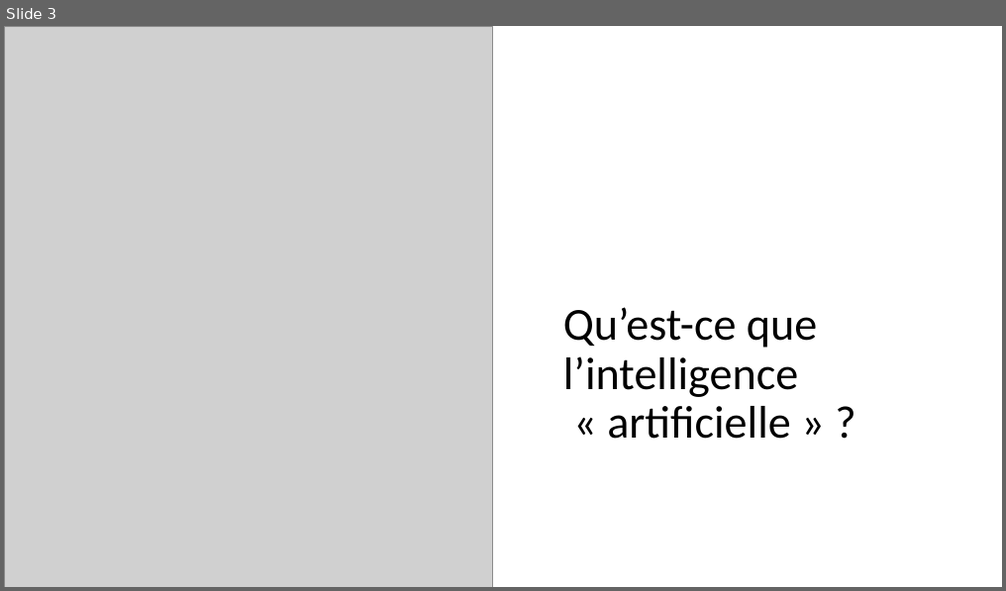
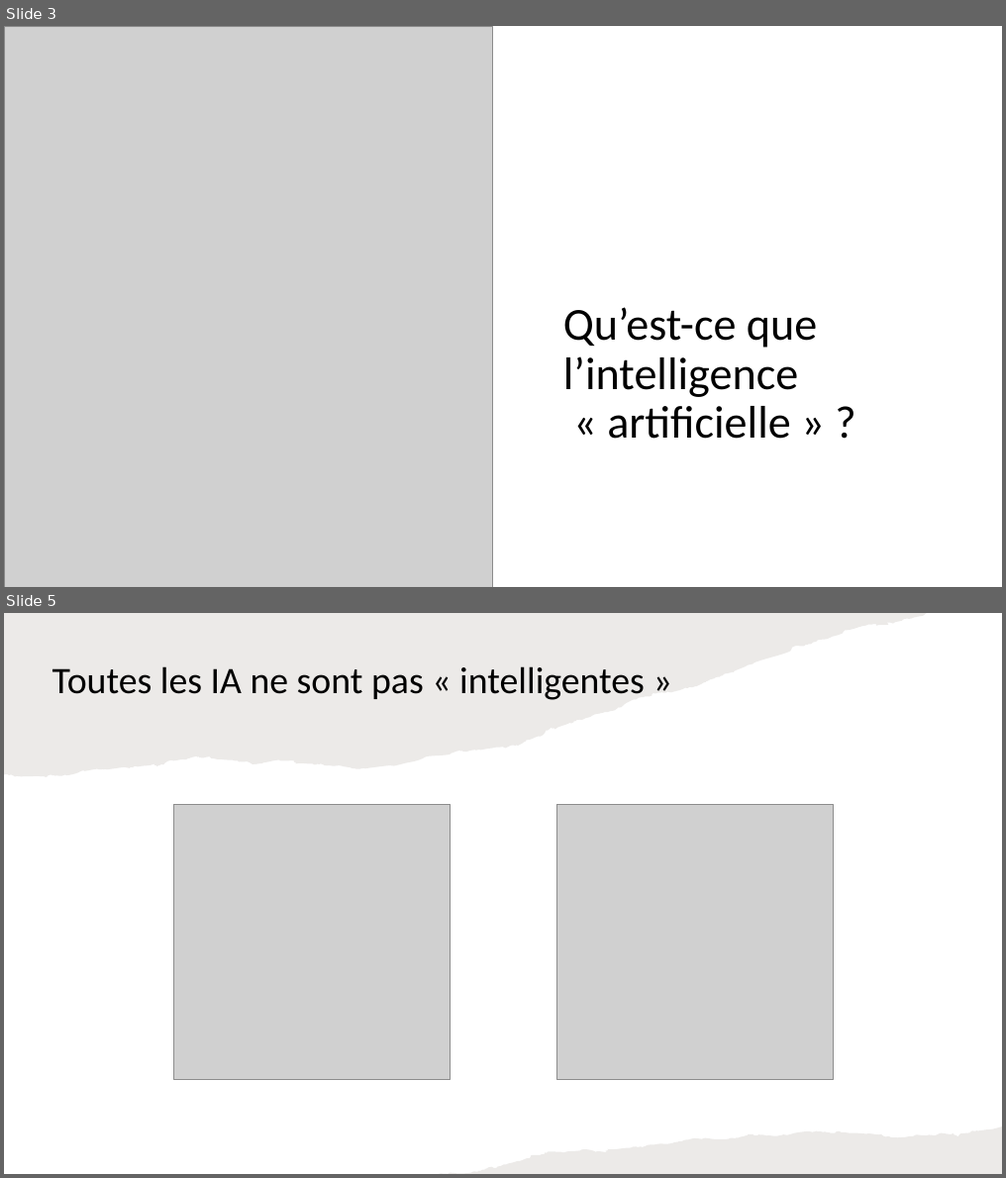
Before and after one commit to pauldubois98/AI-MythsReality, a slide deck: slides.pptx. Shown one above the other, each under a label of ours: slide 3 before the commit, slides 3 and 5 after it; the slides between them are not shown. The pictures are 1006x591 and 1006x1178 pixels, drawn with LibreOffice and Linux fonts; fonts in the diff are those of the drawing; grey boxes stand for pictures. Boxes give left, top, right and bottom in pixels: in the first picture for what was removed or moved away, otherwise in the second. Text is boxed around its words. In the diff, an @@ line names an element or a change of style, - is before the commit and + after.

Commit message:
smart vs stupid AI slide

```diff
--- a/slides.pptx
+++ b/slides.pptx
@@ slide 5 added at (x1=4, y1=613, x2=1002, y2=1174), background #FFFFFF @@
@@ freeform shape added at (x1=4, y1=613, x2=927, y2=777), fill #82766A at 15% opacity @@
@@ title added at (x1=53, y1=666, x2=645, y2=700), 36 pt, text #000000 @@
+Toutes les IA ne sont pas « intelligentes »
@@ picture added at (x1=174, y1=805, x2=450, y2=1080) @@
@@ picture added at (x1=557, y1=805, x2=834, y2=1080) @@
@@ freeform shape added at (x1=439, y1=1128, x2=1002, y2=1174), fill #82766A at 15% opacity @@
```
